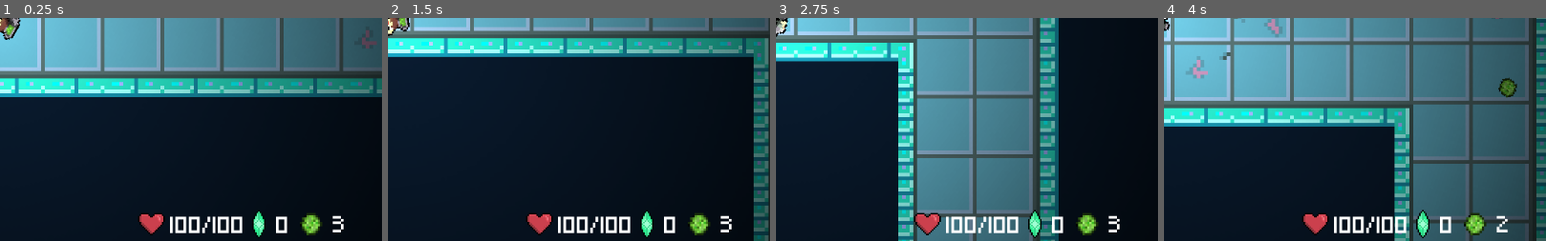
Above: before the commit, frames 1-4 (left to right).
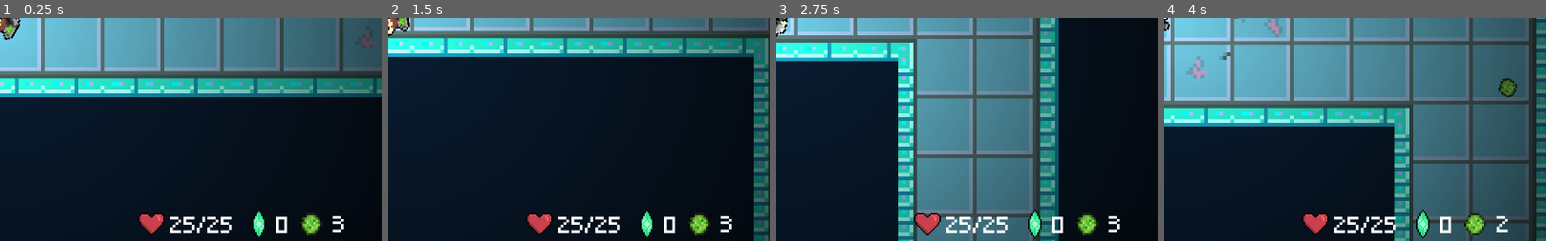
Above: after the commit, the same moments.

Repository: godofecht/Decomposition-Godofecht
Game: Godot game, scene res://World/Levels/Level1/Level1.tscn
Two runs of this game, one before a commit and one after it. Both use one fixed random seed, a clock stepped at 60 frames per second and the inputs below. This scene is started directly instead of the project's main scene.
Inputs (mouse positions are % of the whole screen's width and height, from its top left):
- Up to frame 1 (0.25 s): no input
- Up to frame 2 (1.5 s): move the mouse to (72, 45) at 0.52 s; hold Right 0.53-1.28 s; hold S (KEY_DOWN) 0.53-1.28 s; tap Space at 0.77 s; move the mouse to (30, 55) at 1.27 s; hold Down from 1.28 s (still down); tap A (KEY_LEFT) at 1.35 s
- Up to frame 3 (2.75 s): tap Space at 1.52 s; move the mouse to (60, 28) at 2.02 s; release Down at 2.03 s; hold Right from 2.03 s (still down); hold D (KEY_RIGHT) from 2.03 s (still down)
- Up to frame 4 (4 s): move the mouse to (45, 70) at 2.77 s; release Right at 2.78 s; release D (KEY_RIGHT) at 2.78 s; hold Up 2.78-3.53 s; tap W (KEY_UP) at 2.85 s; tap Space at 3.02, 3.77 s; move the mouse to (80, 65) at 3.52 s; hold Left from 3.53 s (still down); click (80, 65) at 3.6 s
The pictures show only the part of the screen within x 50-100%, y 50-100%; the shares and areas given below are measured in that part.

The runs differ from the first frame. In frame 1, 1.0% of the frame differs, in the area x 44-64%, y 88-97%; in frame 2, 1.0%; in frame 3, 0.9%; in frame 4, 1.0%.

Commit message:
binded ui to player stats

Diff:
--- a/Player/Player.gd
+++ b/Player/Player.gd
@@ -44,6 +44,11 @@
 func onCrystalCollectedChange():
 	emit_signal("CrystalCollectedChange", crystalsCollected)
 
+signal HealthChange
+func onHealthChange():
+	emit_signal("HealthChange", health)
+
+
 enum {
 	RUNNING,
 	SUCTION
@@ -83,6 +88,7 @@
 
 func take_damage(damage):
 	health -= damage
+	onHealthChange()
 	lerpVal = 0
 	modulate = Color(1,lerpVal,lerpVal)
 	$Camera2D.small_shake()
--- a/World/Levels/Level1/Level1.gd
+++ b/World/Levels/Level1/Level1.gd
@@ -1,14 +1,21 @@
 extends Node2D
 
 onready var AmmoUI = $UI/HUD/Ammo
+onready var HealthUI = $UI/HUD/Health
+onready var CrystalUI = $UI/HUD/Crystals
 onready var Shadows = $Map/Shadows
 
 onready var LevelMusic = $"SFX/MusicBG"
 onready var BossMusic = $"SFX/BossMusic"
 
+onready var Player = $"YSort - Entities/Player"
+
+var totalHp = 10
 
 func _ready() -> void:
 	Shadows.visible = true
+	totalHp = Player.health
+	_on_Player_HealthChange(totalHp)
 
 onready var AreaDoorMapping = [
 	[$"YSort - Entities/Enemies/Area1", $"Doors/Door"],
@@ -30,3 +37,11 @@
 func _on_BossTrigger_body_entered(body: Node) -> void:
 	LevelMusic.stop()
 	BossMusic.play()
+
+
+func _on_Player_CrystalCollectedChange(value) -> void:
+	CrystalUI.text = "%s" % value
+
+
+func _on_Player_HealthChange(value) -> void:
+	HealthUI.text = "%s/%s" % [value, totalHp]
--- a/World/Levels/Level1/Level1.tscn
+++ b/World/Levels/Level1/Level1.tscn
@@ -646,14 +646,12 @@
 [node name="Crystals" type="Label" parent="UI/HUD"]
 anchor_right = 1.0
 anchor_bottom = 1.0
-margin_left = -142.208
-margin_top = -52.3364
-margin_right = -45.2075
-margin_bottom = 52.6636
+margin_left = -142.0
+margin_top = -52.0
+margin_right = 2.0
+margin_bottom = 53.0
 custom_fonts/font = SubResource( 50 )
-text = "0
-"
-valign = 1
+text = "0"
 __meta__ = {
 "_edit_use_anchors_": false
 }
@@ -783,5 +781,7 @@
 position = Vector2( 622.734, -1073 )
 nextLevel = "res://World/Levels/Level2/Level2.tscn"
 [connection signal="AmmoChange" from="YSort - Entities/Player" to="." method="_on_Player_AmmoChange"]
+[connection signal="CrystalCollectedChange" from="YSort - Entities/Player" to="." method="_on_Player_CrystalCollectedChange"]
+[connection signal="HealthChange" from="YSort - Entities/Player" to="." method="_on_Player_HealthChange"]
 [connection signal="body_entered" from="BossTrigger" to="." method="_on_BossTrigger_body_entered"]
 [connection signal="body_entered" from="BossTrigger" to="BossTrigger" method="_on_BossTrigger_body_entered"]
